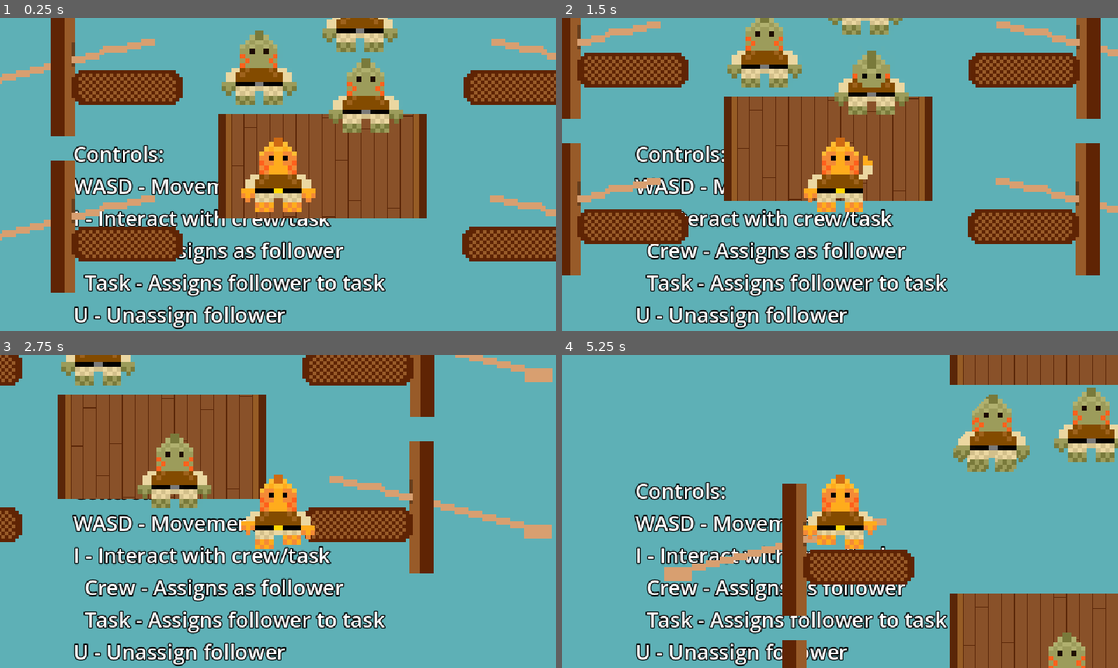
Above: before the commit, frames 1-4 (two rows, left to right).
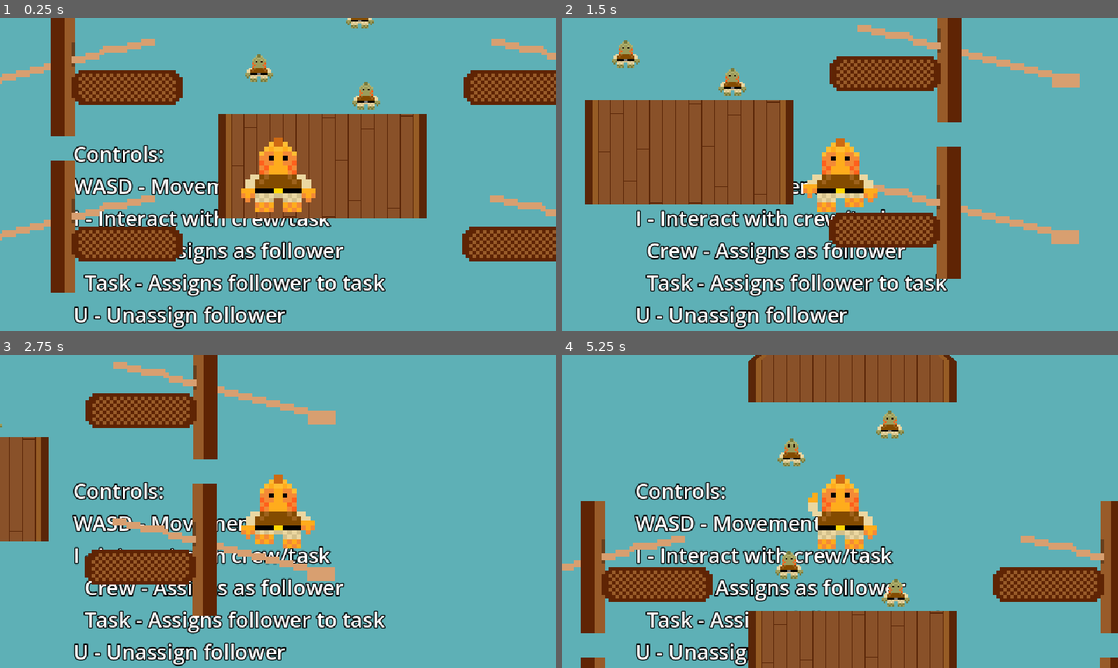
Above: after the commit, the same moments.

Repository: Splashy-Inc/splish-splashisson
Game: Godot game, scene res://Scenes/playground.tscn
Two runs of this game, one before a commit and one after it. Both use one fixed random seed, a clock stepped at 60 frames per second and the inputs below.
Inputs:
- Up to frame 1 (0.25 s): no input
- Up to frame 2 (1.5 s): tap Enter at 0.5 s; hold D (right) 0.53-1.28 s; tap I (interact) at 0.6 s; hold S (down) from 1.28 s (still down); tap O (location) at 1.35 s
- Up to frame 3 (2.75 s): release S (down) at 2.03 s; hold D (right) from 2.03 s (still down); tap U (unassign) at 2.1 s
- Up to frame 4 (5.25 s): release D (right) at 2.78 s; hold W (up) 2.78-3.53 s; tap one key every 0.75 s from 2.85 s: I (interact) O (location) U (unassign) I (interact); hold A (left) 3.53-5.03 s; hold S (down) from 5.03 s (still down)

The runs differ from the first frame. In frame 1, 4.7% of the frame differs, in the area x 39-73%, y 0-37%; in frame 2, 43%, in the area x 0-100%, y 0-84%; in frame 3, 30%; in frame 4, 38%.

Commit message:
Update crew assets to new scale
Also update crew scene

Diff:
--- a/Scenes/crew_member.tscn
+++ b/Scenes/crew_member.tscn
@@ -117,11 +117,10 @@
 }]
 
 [sub_resource type="CapsuleShape2D" id="CapsuleShape2D_ak416"]
+height = 32.0
+
+[sub_resource type="CircleShape2D" id="CircleShape2D_j4hgd"]
 radius = 19.0
-height = 66.0
-
-[sub_resource type="CircleShape2D" id="CircleShape2D_j4hgd"]
-radius = 34.0
 
 [sub_resource type="Animation" id="Animation_bm4pa"]
 resource_name = "new_animation"
@@ -375,7 +374,6 @@
 }
 
 [node name="CrewMember" type="CharacterBody2D"]
-scale = Vector2(1.333, 1.333)
 collision_layer = 2
 collision_mask = 5
 motion_mode = 1
Binary file changed: Art/Crew/Animations/Acknowledge/CrewAcknowledgementA.png
Binary file changed: Art/Crew/Animations/Acknowledge/CrewAcknowledgementB.png
Binary file changed: Art/Crew/Animations/Acknowledge/CrewAcknowledgementC.png
Binary file changed: Art/Crew/Animations/Acknowledge/CrewAcknowledgementD.png
Binary file changed: Art/Crew/Animations/Acknowledge/CrewAcknowledgementE.png
Binary file changed: Art/Crew/Animations/Acknowledge/CrewAcknowledgementF.png
Binary file changed: Art/Crew/Animations/Alert/CrewAlertA.png
Binary file changed: Art/Crew/Animations/Alert/CrewAlertB.png
Binary file changed: Art/Crew/Animations/Alert/CrewAlertC.png
Binary file changed: Art/Crew/Animations/Alert/CrewAlertD.png
Binary file changed: Art/Crew/Animations/Alert/CrewAlertE.png
Binary file changed: Art/Crew/Animations/Alert/CrewAlertF.png
(and 8 more such lines)
